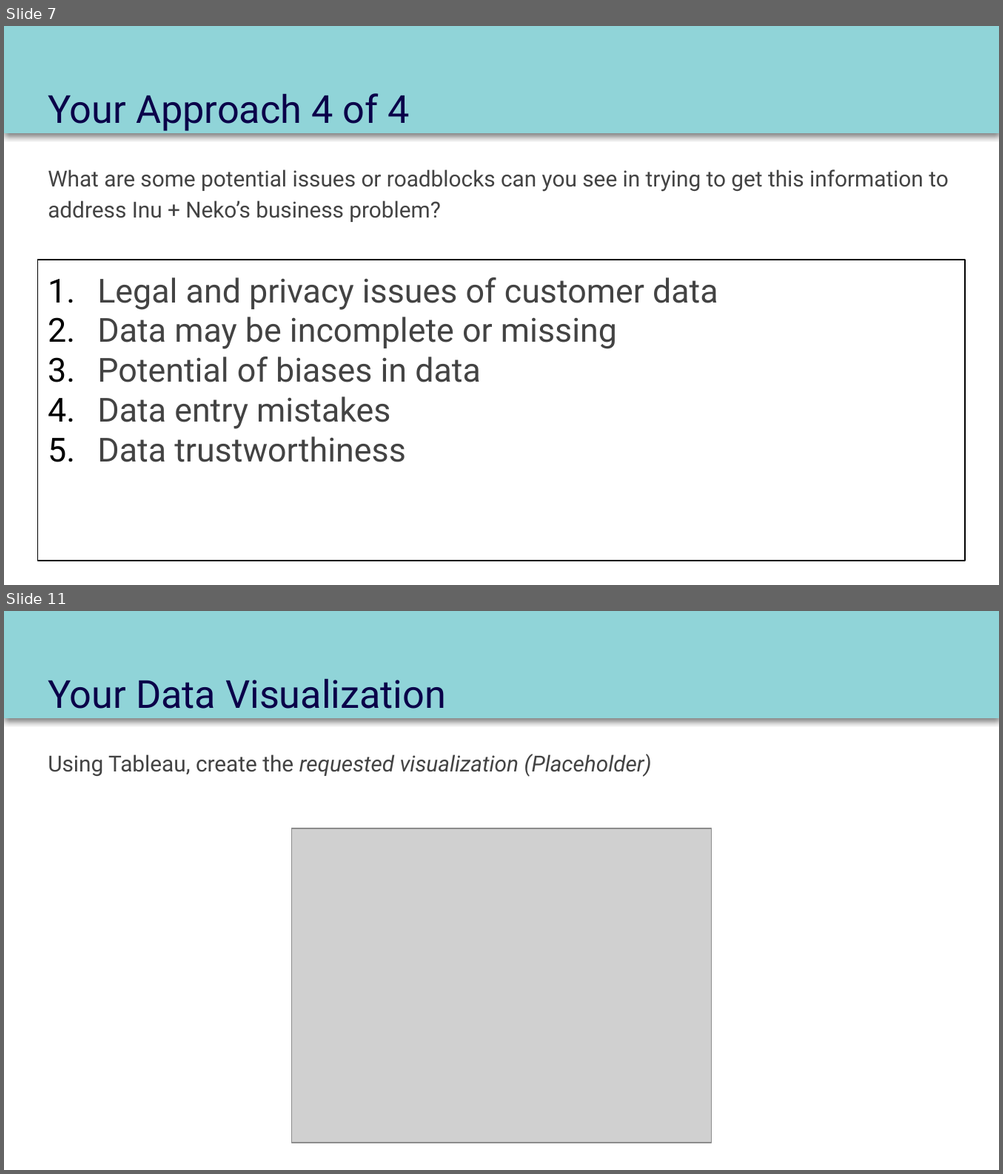
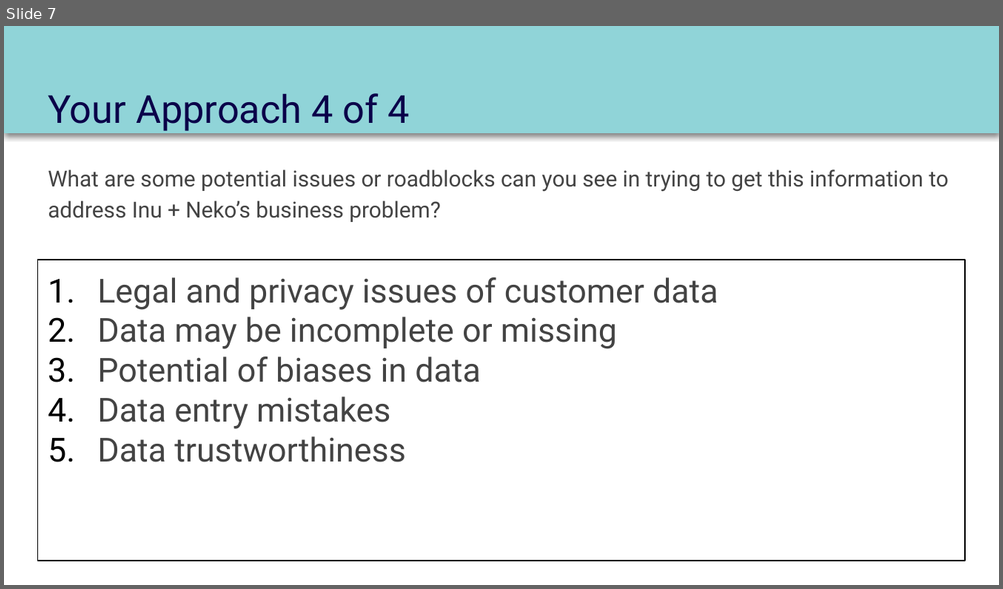
Before and after one commit to dennislamcv1/MetaMarketingAnalytics, a slide deck: Introduction to Data Analytics/Course 2 Capstone Deck.pptx. Shown one above the other, each under a label of ours: slides 7 and 11 before the commit, slide 7 after it; the slides between them are not shown. The pictures are 1003x1174 and 1003x589 pixels, drawn with LibreOffice and Linux fonts; fonts in the diff are those of the drawing; grey boxes stand for pictures. Boxes give left, top, right and bottom in pixels: in the first picture for what was removed or moved away, otherwise in the second. Text is boxed around its words. In the diff, an @@ line names an element or a change of style, - is before the commit and + after.

```diff
--- a/Introduction to Data Analytics/Course 2 Capstone Deck.pptx
+++ b/Introduction to Data Analytics/Course 2 Capstone Deck.pptx
@@ slide 11 removed at bbox=[4, 611, 999, 1170], background #FFFFFF; not listed: 1 template element that a slide beside it also shows @@
@@ title removed at bbox=[48, 678, 446, 709] @@
-Your Data Visualization
@@ text removed at bbox=[48, 754, 652, 777] @@
-Using Tableau, create the requested visualization (Placeholder)
@@ picture removed at bbox=[291, 829, 711, 1143] @@
```
Also in this commit, not shown: 11 slides changed, 2 slides added, 1 other slide removed, 7 other files.
